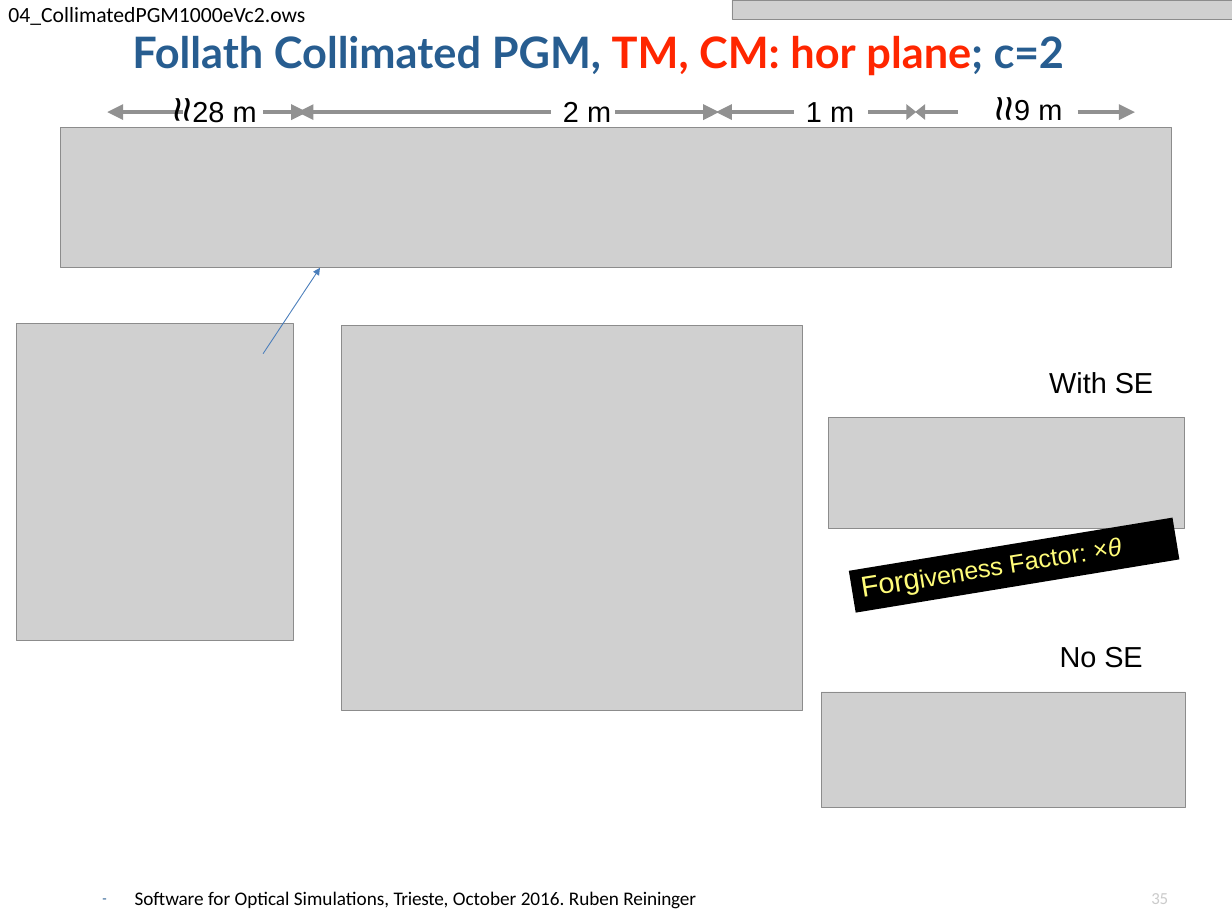
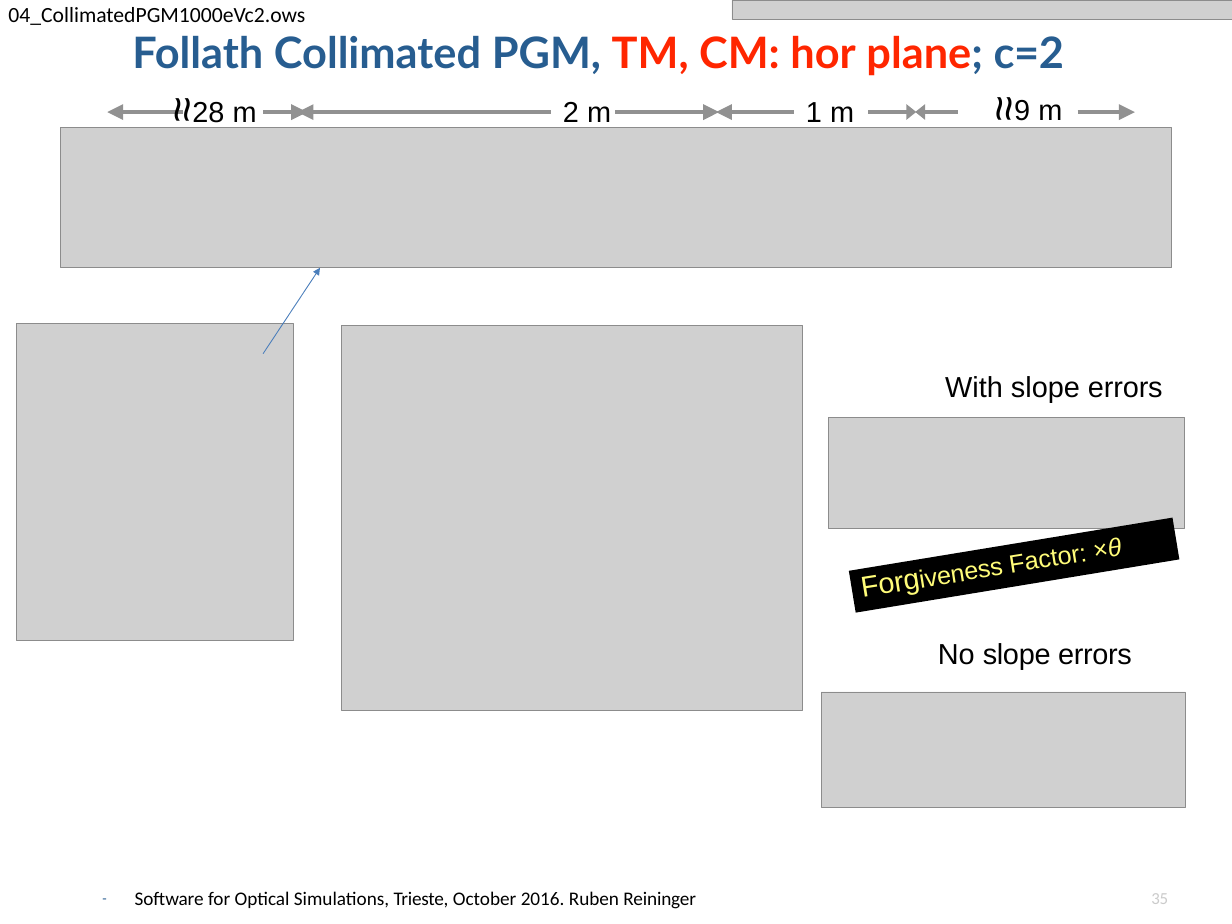
Before and after one commit to oasys-kit/oasys_school_eos26, a slide deck: slide 35 of srio/grating_simulations_reininger.pptx. Drawn at 1232x924 pixels with LibreOffice and Linux fonts; fonts in the diff are those of the drawing; grey boxes stand for pictures; background and template pictures are left out. Boxes give left, top, right and bottom in pixels: in the first picture for what was removed or moved away, otherwise in the second. Text is boxed around its words. In the diff, an @@ line names an element or a change of style, - is before the commit and + after.

```diff
--- a/srio/grating_simulations_reininger.pptx
+++ b/srio/grating_simulations_reininger.pptx
@@ text added at bbox=[945, 376, 1163, 403], 24 pt, text #000000 @@
+With slope errors
@@ text removed at bbox=[1049, 372, 1153, 394] @@
-With SE
@@ text at bbox=[938, 643, 1132, 670]: text changed @@
-No SE
+No slope errors
```
Also in this commit, not shown: 3 other slides changed.
